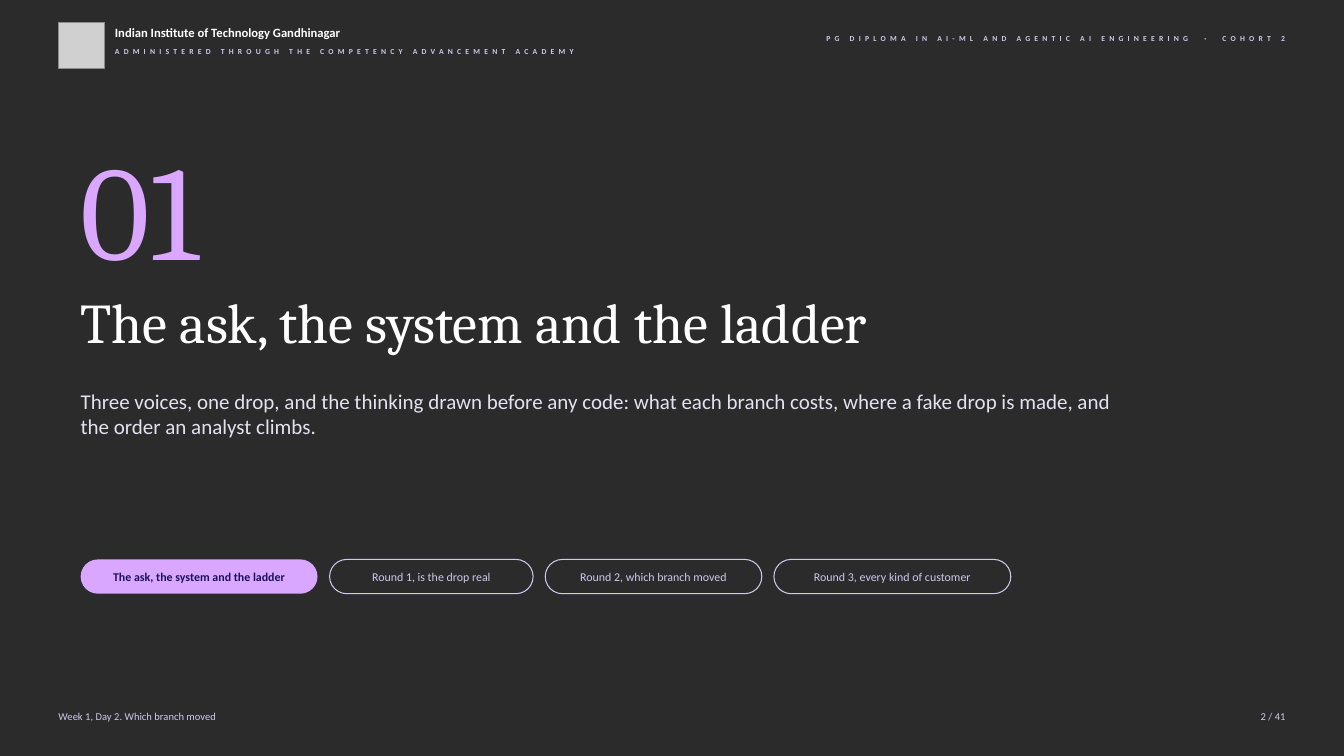
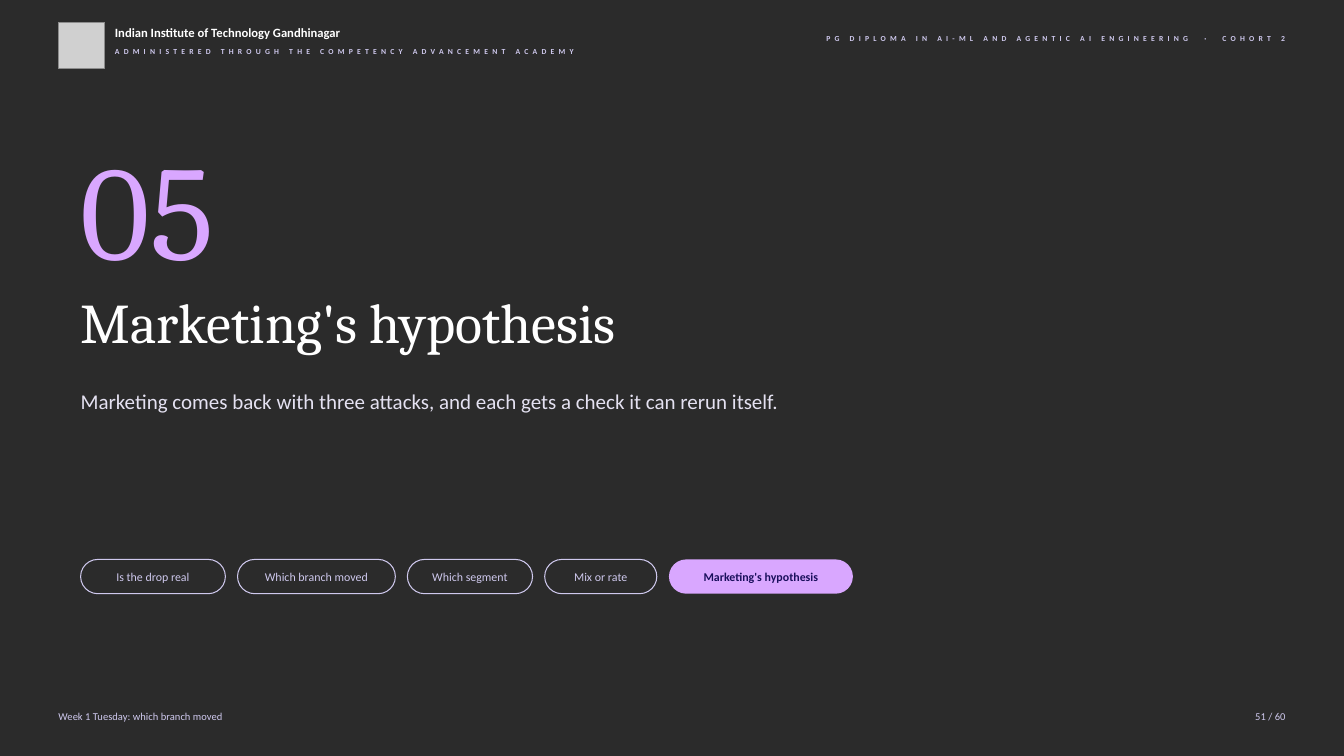
Before and after one commit to fde-academy-lab/c2-content-factory, a slide deck: slide 51 of content/W01/D2/slides/C2_W01_D02_half1_STUDENT.pptx (slide 2 before the commit). Drawn at 1344x756 pixels with LibreOffice and Linux fonts; fonts in the diff are those of the drawing; grey boxes stand for pictures; background and template pictures are left out; a plain dark background stands for a picture behind light text. Boxes give left, top, right and bottom in pixels: in the first picture for what was removed or moved away, otherwise in the second. Text is boxed around its words. In the diff, an @@ line names an element or a change of style, - is before the commit and + after.

```diff
--- a/content/W01/D2/slides/C2_W01_D02_half1_STUDENT.pptx
+++ b/content/W01/D2/slides/C2_W01_D02_half1_STUDENT.pptx
@@ text at box(81, 170, 214, 261): text changed @@
-01
+05
@@ text at box(81, 304, 616, 355): text changed @@
-The ask, the system and the ladder
+Marketing's hypothesis
@@ text at box(81, 394, 778, 413): text changed @@
-Three voices, one drop, and the thinking drawn before any code: what each branch costs, where a fake drop is made, and the order an analyst climbs.
+Marketing comes back with three attacks, and each gets a check it can rerun itself.
@@ rounded rectangle "Is the drop real": place and size @@
-rounded rectangle "Is the drop real" at box(81, 560, 318, 594)
+rounded rectangle "Is the drop real" at box(81, 560, 226, 594)
@@ rounded rectangle "Is the drop real" at box(81, 560, 226, 594): fill #D9A7FF to none; outline none to #CFC9EE 0.75 pt @@
@@ rounded rectangle "Which branch moved": place and size @@
-rounded rectangle "Which branch moved" at box(330, 560, 533, 594)
+rounded rectangle "Which branch moved" at box(238, 560, 396, 594)
@@ rounded rectangle "Which segment": place and size @@
-rounded rectangle "Which segment" at box(545, 560, 762, 594)
+rounded rectangle "Which segment" at box(407, 560, 532, 594)
@@ rounded rectangle added at box(544, 560, 656, 594), outline #CFC9EE 0.75 pt, 8.5 pt, text #CFC9EE @@
+Mix or rate
@@ rounded rectangle added at box(669, 560, 853, 594), fill #D9A7FF, 8.5 pt, text #1A0F5C, bold @@
+Marketing's hypothesis
@@ rounded rectangle removed at box(774, 560, 1011, 594) @@
-Round 3, every kind of customer
@@ text in rounded rectangle at box(116, 572, 189, 583): text changed; text colour #1A0F5C to #CFC9EE; bold off @@
-The ask, the system and the ladder
+Is the drop real
@@ text in rounded rectangle at box(265, 572, 368, 581): text changed @@
-Round 1, is the drop real
+Which branch moved
@@ text in rounded rectangle at box(432, 573, 508, 583): text changed @@
-Round 2, which branch moved
+Which segment
@@ text at box(58, 712, 222, 722): text changed @@
-Week 1, Day 2. Which branch moved
+Week 1 Tuesday: which branch moved
@@ text at box(1255, 713, 1286, 720): text changed @@
-2 / 41
+51 / 60
```
Also in this commit, not shown: 27 other slides changed, 32 slides added, 13 slides removed, 11 other files.
